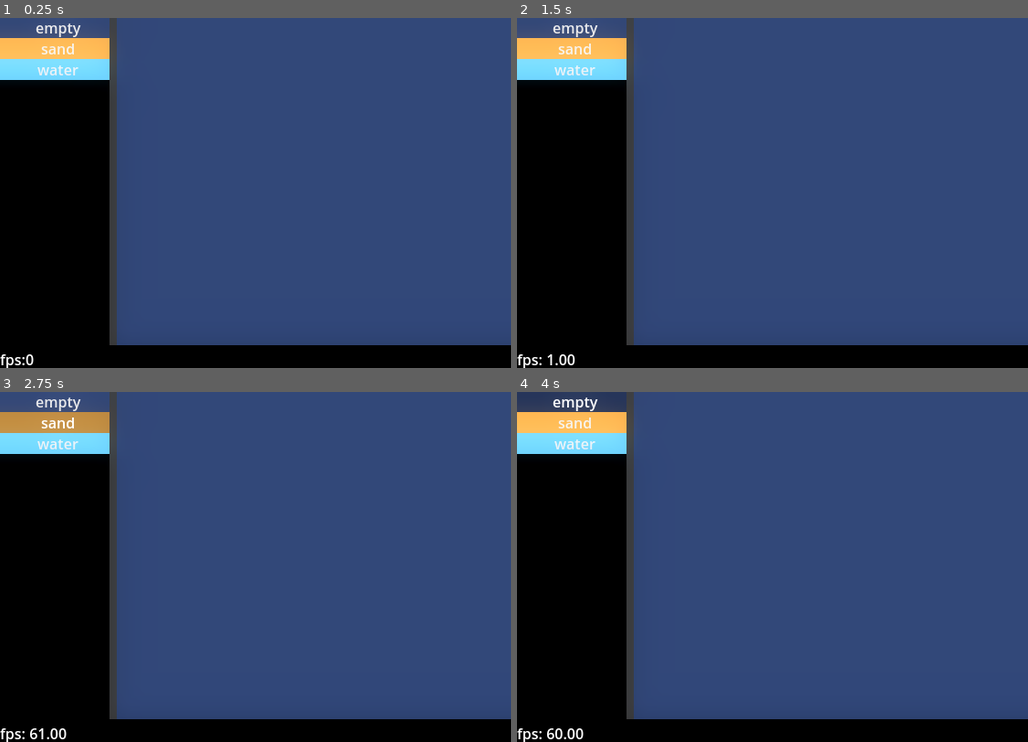
Above: before the commit, frames 1-4 (two rows, left to right).
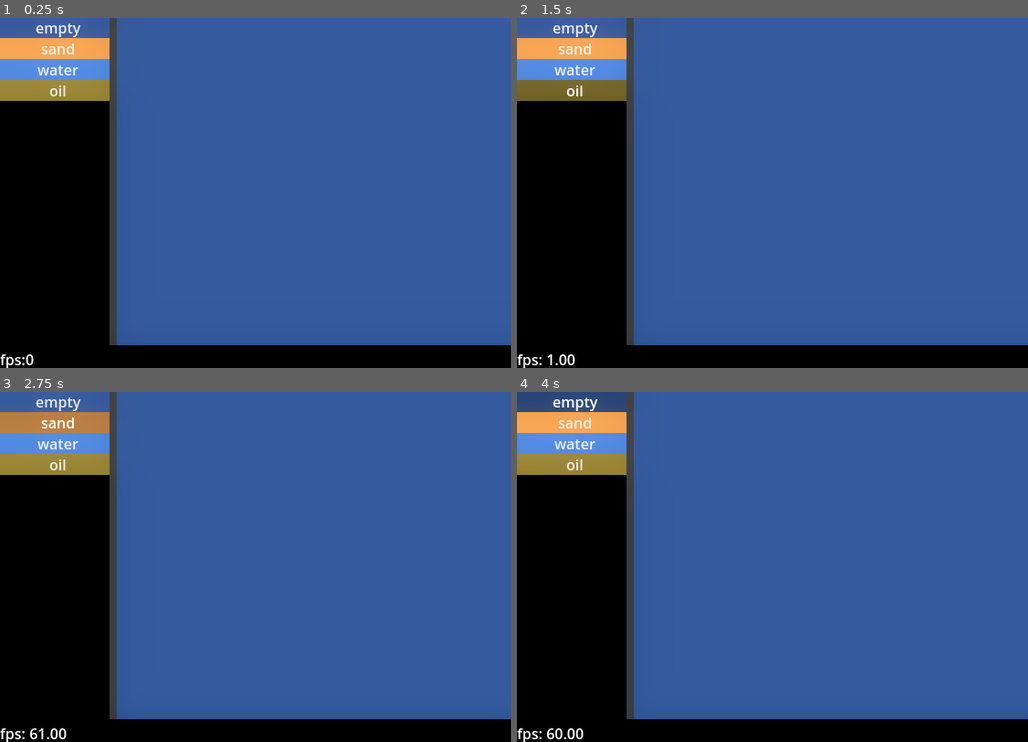
Above: after the commit, the same moments.

Repository: kiwijuice56/sand-spoon
Game: Godot game, scene res://main/main.tscn
Two runs of this game, one before a commit and one after it. Both use one fixed random seed, a clock stepped at 60 frames per second and the inputs below.
Inputs (mouse positions are in pixels of both pictures, inside the frame that each line leads up to):
- Up to frame 1 (0.25 s): no input
- Up to frame 2 (1.5 s): click "empty" at 0.5 s; click (573, 91) at 1.25 s, where only the run after the commit has a clickable "oil"
- Up to frame 3 (2.75 s): click "sand" at 2 s
- Up to frame 4 (4 s): click "water" at 2.75 s; click "empty" at 3.5 s

The runs differ from the first frame. In frame 1, 76% of the frame differs, in the area x 0-100%, y 0-94%; in frame 2, 76%; in frame 3, 76%; in frame 4, 76%.

Commit message:
Optimized element code, byte data

Diff:
--- a/main/main.tscn
+++ b/main/main.tscn
@@ -8,6 +8,7 @@
 [ext_resource type="Resource" uid="uid://bv0qbdwy81m1a" path="res://main/simulation/element/empty/empty.tres" id="4_oq8j5"]
 [ext_resource type="Resource" uid="uid://ypa8f347pjrs" path="res://main/simulation/element/liquid/water/water.tres" id="5_4oxmv"]
 [ext_resource type="Resource" uid="uid://bpc02af8uq6kh" path="res://main/simulation/element/solid/powder/sand/sand.tres" id="5_57l7a"]
+[ext_resource type="Resource" uid="uid://bbvp7saksab8l" path="res://main/simulation/element/liquid/oil/oil.tres" id="8_l1nvi"]
 [ext_resource type="PackedScene" uid="uid://p1cupggik6ba" path="res://main/ui/element_selector/element_selector.tscn" id="8_vvhhn"]
 
 [sub_resource type="Environment" id="Environment_f0vau"]
@@ -59,7 +60,7 @@
 simulation_size = Vector2i(72, 60)
 simulation_scale = 6
 chunk_size = 12
-elements = Array[ExtResource("2_55j5a")]([ExtResource("4_oq8j5"), ExtResource("5_57l7a"), ExtResource("5_4oxmv")])
+elements = Array[ExtResource("2_55j5a")]([ExtResource("4_oq8j5"), ExtResource("5_57l7a"), ExtResource("5_4oxmv"), ExtResource("8_l1nvi")])
 
 [node name="Painter" type="Node" parent="VBoxContainer/HBoxContainer/Simulation" node_paths=PackedStringArray("sim", "selector")]
 script = ExtResource("3_3diiu")
--- a/main/painter/painter.gd
+++ b/main/painter/painter.gd
@@ -45,8 +45,8 @@
 	paint_circle(end, line_width, element_name)
 
 func paint_circle(center: Vector2i, radius: float, element_name: String) -> void:
-	var center_row: int = center.y - sim.global_position.y / sim.simulation_scale
-	var center_col: int = center.x - sim.global_position.x / sim.simulation_scale
+	var center_row: int = center.y - int(sim.global_position.y) / sim.simulation_scale
+	var center_col: int = center.x - int(sim.global_position.x) / sim.simulation_scale
 	if not sim.in_bounds(center_row, center_col):
 		return
 	for row in range(-radius, radius + 1):
--- a/main/simulation/element/element.gd
+++ b/main/simulation/element/element.gd
@@ -1,7 +1,13 @@
 class_name Element extends Resource
 
+## Name used in UI and code.
 @export var unique_name: String
-@export var color: Color
+
+## Base color for UI components for this element
+@export var ui_color: Color
+
+## The proportion of process frames are skipped. Set to a value higher than 0
+## to hide chunk seams and create more organic movement.
 @export var skip_proportion: float = 0.3
 
 ## Called once per element while the simulation is initialized.
@@ -12,7 +18,13 @@
 	pass
 
 func get_color(_sim: Simulation, _row: int, _col: int, _data: int) -> Color:
-	return color
+	return ui_color
 
 func get_default_data(_sim: Simulation, _row: int, _col: int) -> int:
 	return 0
+
+func get_byte(data: int, index: int) -> int:
+	return (data >> (index * 8)) & 0xFF
+
+func set_byte(data: int, index: int, byte: int) -> int:
+	return (data & ~(0xFF << (index * 8))) | (byte << (index * 8));
--- a/main/simulation/element/empty/empty.tres
+++ b/main/simulation/element/empty/empty.tres
@@ -5,5 +5,5 @@
 [resource]
 script = ExtResource("1_m73bc")
 unique_name = "empty"
-color = Color(0.173755, 0.243404, 0.413107, 1)
+ui_color = Color(0.1815, 0.310475, 0.55, 1)
 skip_proportion = 0.3
--- a/main/simulation/element/liquid/liquid.gd
+++ b/main/simulation/element/liquid/liquid.gd
@@ -1,18 +1,24 @@
 class_name Liquid extends Element
 
+## Range of colors based on height.
 @export var color_gradient: GradientTexture1D
+
+@export_group("Fluid dynamics")
+## Thickness of the liquid.
 @export var viscosity: float
+## Denser fluids can sink through less dense fluids.
+@export var density: float
 
 var dispersion: int
 
 func initialize() -> void:
-	dispersion = 8 - int(7.0 * viscosity)
+	dispersion = 4 - int(3.0 * viscosity)
 
-func process(sim: Simulation, row: int, col: int, _data: int) -> void:
+func process(sim: Simulation, row: int, col: int, data: int) -> void:
 	if Simulation.fast_randf() < skip_proportion:
 		return
 
-	if sim.in_bounds(row + 1, col) and sim.get_element(row + 1, col) == "empty":
+	if can_swap(sim, row + 1, col, data):
 		sim.swap(row, col, row + 1, col)
 		return
 
@@ -22,10 +28,22 @@
 		end = -dispersion - 1
 		dir = -1
 
-	for i in range(0, end, dir):
-		if sim.in_bounds(row, col + i) and sim.get_element(row, col + i) == "empty":
-			sim.swap(row, col, row, col + i)
+	for i in range(dir, end, dir):
+		if not can_swap(sim, row, col + i, data):
+			if not i - dir == 0:
+				sim.swap(row, col, row, col + i - dir)
 			return
+	sim.swap(row, col, row, col + dispersion * dir)
 
-func get_color(sim: Simulation, row: int, col: int, _data: int) -> Color:
+func get_color(sim: Simulation, row: int, _col: int, _data: int) -> Color:
 	return color_gradient.gradient.sample(1.0 - float(row) / sim.simulation_size.y)
+
+func can_swap(sim: Simulation, row: int, col: int, _data: int) -> bool:
+	if not sim.in_bounds(row, col):
+		return false
+	var element: Element = sim.get_element_resource(row, col)
+	if element is Solid:
+		return false
+	if element is Liquid and element.density >= density:
+		return false
+	return true
--- /dev/null
+++ b/main/simulation/element/liquid/oil/oil.tres
@@ -0,0 +1,18 @@
+[gd_resource type="Resource" script_class="Liquid" load_steps=4 format=3 uid="uid://bbvp7saksab8l"]
+
+[ext_resource type="Script" path="res://main/simulation/element/liquid/liquid.gd" id="1_7ljsl"]
+
+[sub_resource type="Gradient" id="Gradient_ombda"]
+colors = PackedColorArray(0.35, 0.2555, 0.14, 1, 0.45, 0.447075, 0.2745, 1)
+
+[sub_resource type="GradientTexture1D" id="GradientTexture1D_p7pwv"]
+gradient = SubResource("Gradient_ombda")
+
+[resource]
+script = ExtResource("1_7ljsl")
+color_gradient = SubResource("GradientTexture1D_p7pwv")
+viscosity = 0.6
+density = 0.75
+unique_name = "oil"
+ui_color = Color(0.55, 0.468967, 0.176, 1)
+skip_proportion = 0.3
--- a/main/simulation/element/liquid/water/water.tres
+++ b/main/simulation/element/liquid/water/water.tres
@@ -3,7 +3,7 @@
 [ext_resource type="Script" path="res://main/simulation/element/liquid/liquid.gd" id="1_unh5v"]
 
 [sub_resource type="Gradient" id="Gradient_sydsh"]
-colors = PackedColorArray(0.2652, 0.44538, 0.78, 1, 0.47, 1, 0.911667, 1)
+colors = PackedColorArray(0.2652, 0.44538, 0.78, 1, 0.47, 0.902833, 1, 1)
 
 [sub_resource type="GradientTexture1D" id="GradientTexture1D_3kkdy"]
 gradient = SubResource("Gradient_sydsh")
@@ -11,7 +11,8 @@
 [resource]
 script = ExtResource("1_unh5v")
 color_gradient = SubResource("GradientTexture1D_3kkdy")
-viscosity = 0.1
+viscosity = 0.8
+density = 1.0
 unique_name = "water"
-color = Color(0.41, 0.783667, 1, 1)
+ui_color = Color(0.2673, 0.475335, 0.81, 1)
 skip_proportion = 0.3
--- a/main/simulation/element/solid/powder/powder.gd
+++ b/main/simulation/element/solid/powder/powder.gd
@@ -1,25 +1,14 @@
 class_name Powder extends Solid
-
-@export var color_variation: float = 0.25
-
-var color_a: Color
-var color_b: Color
-var color_c: Color
-
-func initialize() -> void:
-	color_a = color
-	color_b = color.lightened(color_variation)
-	color_c = color.lightened(2 * color_variation)
 
 func process(sim: Simulation, row: int, col: int, _data: int) -> void:
 	if Simulation.fast_randf() < skip_proportion:
 		return
 
-	if sim.in_bounds(row + 1, col) and not sim.get_element_resource(sim.get_element(row + 1, col)) is Solid:
+	if sim.in_bounds(row + 1, col) and not sim.get_element_resource(row + 1, col) is Solid:
 		sim.swap(row, col, row + 1, col)
 		return
-	var right: bool = sim.in_bounds(row + 1, col + 1) and not sim.get_element_resource(sim.get_element(row + 1, col + 1)) is Solid
-	var left: bool = sim.in_bounds(row + 1, col - 1) and not sim.get_element_resource(sim.get_element(row + 1, col - 1)) is Solid
+	var right: bool = sim.in_bounds(row + 1, col + 1) and not sim.get_element_resource(row + 1, col + 1) is Solid
+	var left: bool = sim.in_bounds(row + 1, col - 1) and not sim.get_element_resource(row + 1, col - 1) is Solid
 	if left and right:
 		if Simulation.fast_randf() < 0.5:
 			left = false
@@ -30,12 +19,5 @@
 	elif right:
 		sim.swap(row, col, row + 1, col + 1)
 
-func get_color(_sim: Simulation, _row: int, _col: int, data: int) -> Color:
-	if data == 0:
-		return color_a
-	elif data == 1:
-		return color_b
-	return color_c
-
-func get_default_data(sim: Simulation, _row: int, _col: int) -> int:
-	return randi_range(0, 2)
+func get_default_data(_sim: Simulation, _row: int, _col: int) -> int:
+	return set_byte(0, 1, randi_range(0, 255))
--- a/main/simulation/element/solid/powder/sand/sand.tres
+++ b/main/simulation/element/solid/powder/sand/sand.tres
@@ -1,10 +1,18 @@
-[gd_resource type="Resource" script_class="Powder" load_steps=2 format=3 uid="uid://bpc02af8uq6kh"]
+[gd_resource type="Resource" script_class="Powder" load_steps=4 format=3 uid="uid://bpc02af8uq6kh"]
 
 [ext_resource type="Script" path="res://main/simulation/element/solid/powder/powder.gd" id="1_bvfnp"]
 
+[sub_resource type="Gradient" id="Gradient_dtbfd"]
+offsets = PackedFloat32Array(0, 0.929878, 1)
+colors = PackedColorArray(0.94, 0.574027, 0.2538, 1, 1, 0.701, 0.31, 1, 0.868985, 0.868985, 0.868985, 1)
+
+[sub_resource type="GradientTexture1D" id="GradientTexture1D_lxfk2"]
+gradient = SubResource("Gradient_dtbfd")
+width = 32
+
 [resource]
 script = ExtResource("1_bvfnp")
-color_variation = 0.05
+color_gradient = SubResource("GradientTexture1D_lxfk2")
 unique_name = "sand"
-color = Color(0.93, 0.65875, 0.279, 1)
+ui_color = Color(0.89, 0.5785, 0.267, 1)
 skip_proportion = 0.5
--- a/main/simulation/element/solid/solid.gd
+++ b/main/simulation/element/solid/solid.gd
@@ -1 +1,7 @@
 class_name Solid extends Element
+
+## Range of colors each cell can have.
+@export var color_gradient: GradientTexture1D
+
+func get_color(_sim: Simulation, _row: int, _col: int, data: int) -> Color:
+	return color_gradient.gradient.sample(get_byte(data, 1) / 255.0)
--- a/main/simulation/simulation.gd
+++ b/main/simulation/simulation.gd
@@ -87,9 +87,11 @@
 	for i in range(simulation_size_chunk.x * simulation_size_chunk.y - 1, -1, -1):
 		if alive_count[i] == 0:
 			continue
+		var row_offset: int = i / simulation_size_chunk.x * chunk_size
+		var col_offset: int = i % simulation_size_chunk.x * chunk_size
 		for j in range(chunk_size * chunk_size - 1, -1, -1):
-			var row: int = j / chunk_size + i / simulation_size_chunk.x * chunk_size
-			var col: int = j % chunk_size + i % simulation_size_chunk.x * chunk_size
+			var row: int = j / chunk_size + row_offset
+			var col: int = j % chunk_size + col_offset
 			elements[cell_id[row * simulation_size.x + col]].process(self, row, col, _get_cell_data(row, col))
 	draw_cells()
 	if debug_draw:
@@ -117,9 +119,9 @@
 	cell_data[row * simulation_size.x + col] = data
 	chunk_update[row / chunk_size * simulation_size_chunk.x + col / chunk_size] = 1
 
-## Returns the Element resource with the given element_name.
-func get_element_resource(element_name: String) -> Element:
-	return elements[name_id_map[element_name]]
+## Returns the Element resource at row, col.
+func get_element_resource(row: int, col: int) -> Element:
+	return elements[_get_cell_id(row, col)]
 
 ## Returns the element at row, col.
 func get_element(row: int, col: int) -> String:
@@ -140,7 +142,7 @@
 
 ## Returns whether the location row, col is in bounds.
 func in_bounds(row: int, col: int) -> bool:
-	return row >= 0 and col >= 0 and row < simulation_size.y and col < simulation_size.x
+	return row < simulation_size.y and col < simulation_size.x and row >= 0 and col >= 0
 
 ## Swap the element at row_1, col_1 with the element at row_2, col2.
 ## Assumes both cells are in bounds.
--- a/main/ui/element_selector/element_button/element_button.gd
+++ b/main/ui/element_selector/element_button/element_button.gd
@@ -4,13 +4,13 @@
 	text = element.unique_name
 
 	var base_style: StyleBoxFlat = get_theme_stylebox("normal").duplicate()
-	base_style.bg_color = element.color
+	base_style.bg_color = element.ui_color
 
 	var hover_style: StyleBoxFlat = base_style.duplicate()
-	hover_style.bg_color = element.color.lightened(0.25)
+	hover_style.bg_color = element.ui_color.lightened(0.25)
 
 	var press_style: StyleBoxFlat = base_style.duplicate()
-	hover_style.bg_color = element.color.darkened(0.25)
+	hover_style.bg_color = element.ui_color.darkened(0.25)
 
 	add_theme_stylebox_override("normal", base_style)
 	add_theme_stylebox_override("hover", hover_style)
--- a/main/ui/fps_label/fps_label.tscn
+++ b/main/ui/fps_label/fps_label.tscn
@@ -3,16 +3,8 @@
 [ext_resource type="Script" path="res://main/ui/fps_label/fps_label.gd" id="1_wlgn6"]
 
 [node name="FPSLabel" type="Label"]
-anchors_preset = 7
-anchor_left = 0.5
-anchor_top = 1.0
-anchor_right = 0.5
-anchor_bottom = 1.0
-offset_left = -20.0
-offset_top = -23.0
-offset_right = 20.0
-grow_horizontal = 2
-grow_vertical = 0
+offset_right = 40.0
+offset_bottom = 23.0
 text = "fps:0"
 script = ExtResource("1_wlgn6")
 
--- a/project.godot
+++ b/project.godot
@@ -13,7 +13,6 @@
 config/name="chaos-sands"
 run/main_scene="res://main/main.tscn"
 config/features=PackedStringArray("4.3", "GL Compatibility")
-run/max_fps=60
 config/icon="res://icon.svg"
 
 [debug]
Not shown: 1 places in main/main.tscn that only renumber resources
